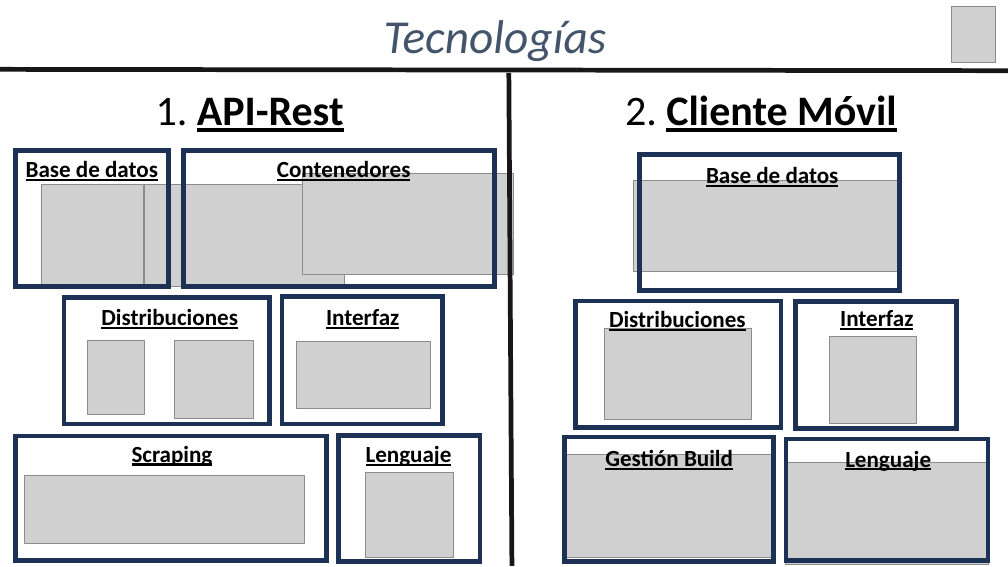
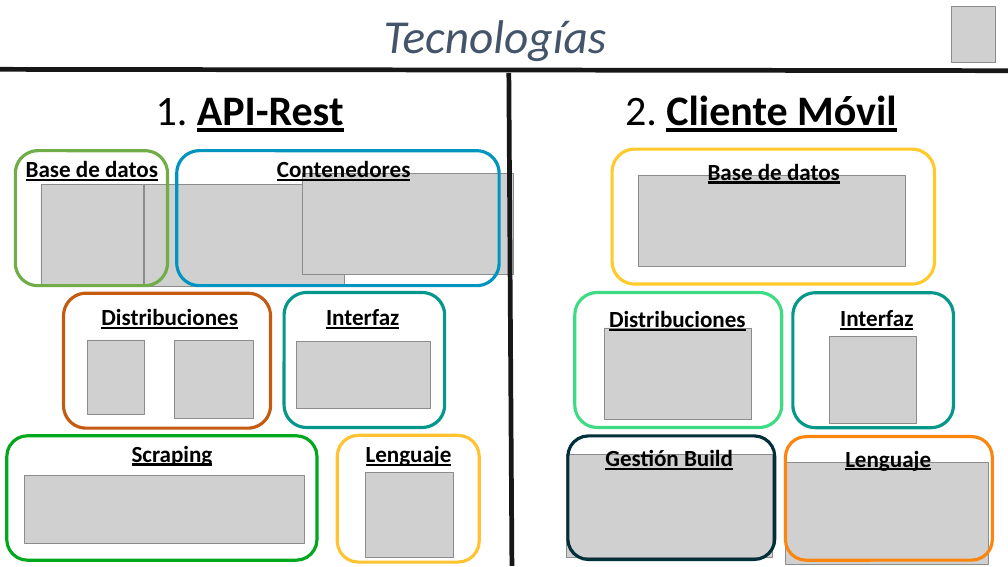
Before and after one commit to agchivite/Wewiza, a slide deck: slide 7 of 02_Documentacion/Presentacion_Wewiza.pptx. Drawn at 1008x567 pixels with LibreOffice and Linux fonts; fonts in the diff are those of the drawing; grey boxes stand for pictures. Boxes give left, top, right and bottom in pixels: in the first picture for what was removed or moved away, otherwise in the second. Text is boxed around its words. In the diff, an @@ line names an element or a change of style, - is before the commit and + after.

```diff
--- a/02_Documentacion/Presentacion_Wewiza.pptx
+++ b/02_Documentacion/Presentacion_Wewiza.pptx
@@ rounded rectangle added at bbox=[613, 149, 935, 284], outline #FFCA2B 3 pt @@
@@ rectangle removed at bbox=[15, 150, 169, 287] @@
@@ rounded rectangle added at bbox=[15, 150, 167, 285], outline #70AD47 3 pt @@
@@ rounded rectangle added at bbox=[177, 150, 499, 285], outline #0095C0 3 pt @@
@@ rectangle removed at bbox=[183, 150, 495, 287] @@
@@ picture: place and size @@
-picture at bbox=[634, 181, 901, 272]
+picture at bbox=[639, 175, 906, 267]
@@ rectangle removed at bbox=[640, 155, 900, 291] @@
@@ text "Base de datos": place and size @@
-text "Base de datos" at bbox=[706, 164, 839, 187]
+text "Base de datos" at bbox=[708, 160, 840, 184]
@@ rectangle removed at bbox=[64, 298, 270, 424] @@
@@ rounded rectangle added at bbox=[64, 293, 271, 428], outline #C55A11 3 pt @@
@@ rectangle removed at bbox=[282, 297, 443, 424] @@
@@ rounded rectangle added at bbox=[284, 293, 445, 427], outline #05988A 3 pt @@
@@ rounded rectangle added at bbox=[575, 293, 782, 427], outline #3DDC84 3 pt @@
@@ rounded rectangle added at bbox=[793, 293, 954, 427], outline #05988A 3 pt @@
@@ rectangle removed at bbox=[575, 301, 781, 427] @@
@@ rectangle removed at bbox=[796, 301, 957, 428] @@
@@ rounded rectangle added at bbox=[7, 436, 317, 560], outline #01A71C 3 pt @@
@@ rectangle removed at bbox=[15, 436, 327, 560] @@
@@ rounded rectangle added at bbox=[337, 436, 479, 563], outline #FFC331 3 pt @@
@@ rectangle removed at bbox=[339, 436, 480, 561] @@
@@ rectangle removed at bbox=[565, 437, 774, 562] @@
@@ rounded rectangle added at bbox=[568, 436, 775, 560], outline #02303A 3 pt @@
@@ rectangle removed at bbox=[786, 439, 988, 560] @@
@@ rounded rectangle added at bbox=[786, 436, 993, 560], outline #FB850D 3 pt @@
```
Also in this commit, not shown: 8 other slides changed, 3 other files.
